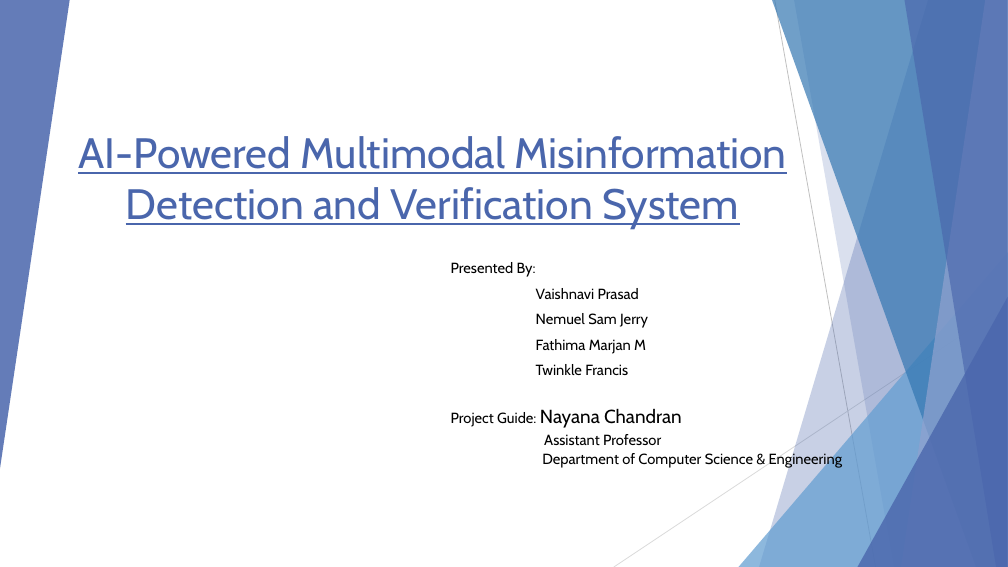
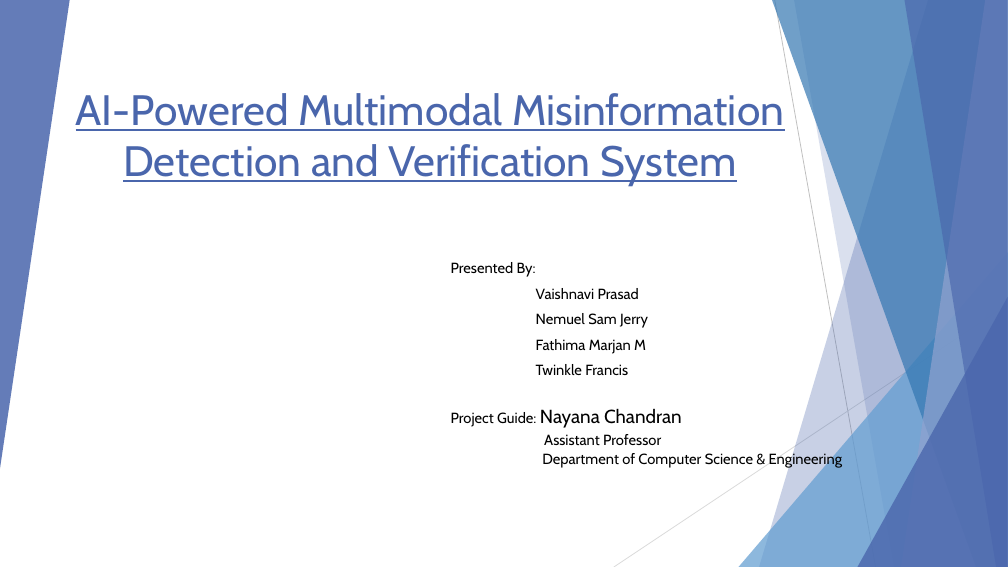
Before and after one commit to nemuelsam/S7C23_27_PROJECT_GROUPNO11_AI-Powered-Multimodal-Misinformation-Detection-and-Verification-System, a slide deck: slide 1 of AI-Powered Multimodal Misinformation Detection and Verification System.pptx. Drawn at 1008x567 pixels with LibreOffice and Linux fonts; fonts in the diff are those of the drawing. Boxes give left, top, right and bottom in pixels: in the first picture for what was removed or moved away, otherwise in the second. Text is boxed around its words. In the diff, an @@ line names an element or a change of style, - is before the commit and + after.

```diff
--- a/AI-Powered Multimodal Misinformation Detection and Verification System.pptx
+++ b/AI-Powered Multimodal Misinformation Detection and Verification System.pptx
@@ title "AI-Powered Multimodal Misinformation Detection and ...": place and size @@
-title "AI-Powered Multimodal Misinformation Detection and ..." at <box>78,136,787,230</box>
+title "AI-Powered Multimodal Misinformation Detection and ..." at <box>76,93,784,187</box>
```
Also in this commit, not shown: 4 other slides changed, 1 slide added, 3 other files.
